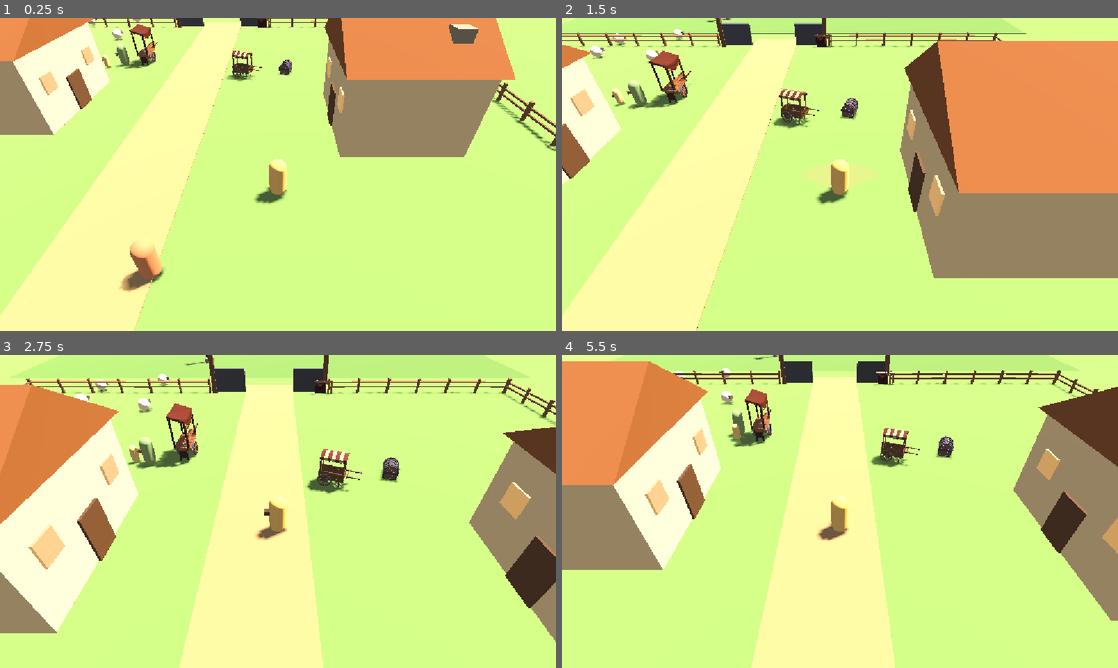
Above: before the commit, frames 1-4 (two rows, left to right).
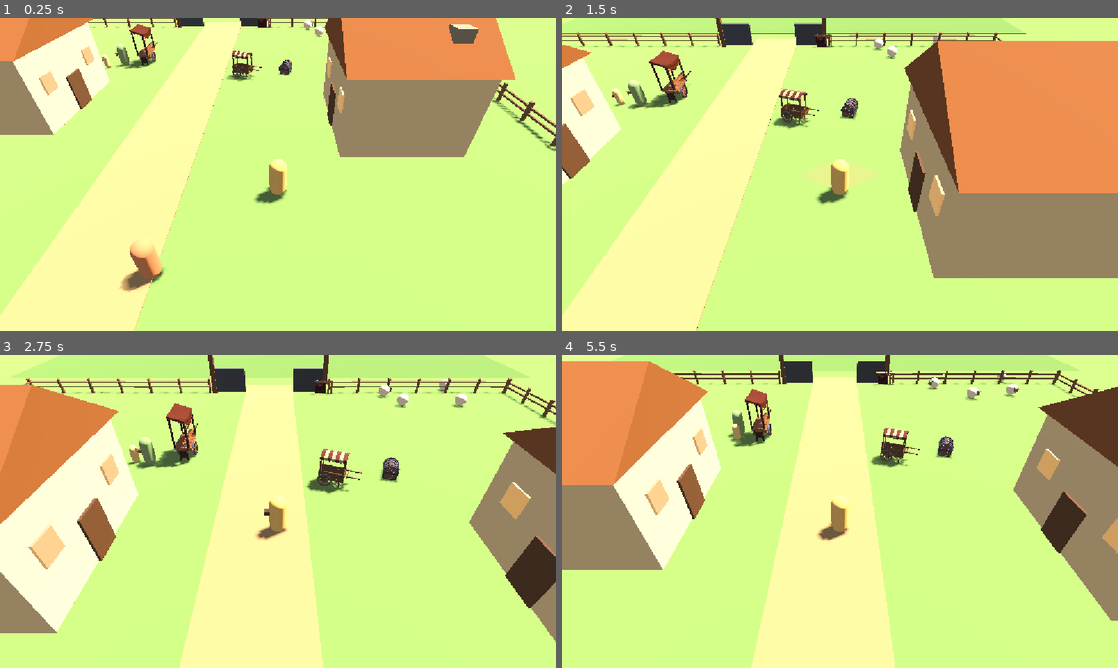
Above: after the commit, the same moments.

Repository: KQFFE/2.5D-ARPG
Game: Godot game, scene res://main.tscn
The game is run twice, just before and just after one commit, with the same random seed, the same clock (stepped at 60 frames per second) and the same inputs.
Inputs (mouse positions are in pixels of both pictures, inside the frame that each line leads up to):
- Up to frame 1 (0.25 s): no input
- Up to frame 2 (1.5 s): tap Enter at 0.5 s; move the mouse to (812, 237) at 0.52 s; hold Shift (run) 0.53-1.28 s; hold W (move_up) from 0.53 s (still down); click (812, 237) at 0.67 s; tap Space (jump) at 0.77 s; move the mouse to (1006, 221) at 1.27 s; click (1006, 221) at 1.35 s
- Up to frame 3 (2.75 s): tap Space (jump) at 1.52 s; tap Shift (run) at 1.55, 2.3 s; move the mouse to (111, 464) at 2.02 s; release W (move_up) at 2.03 s; hold A (move_left) from 2.03 s (still down); hold Q (dash) from 2.03 s (still down)
- Up to frame 4 (5.5 s): move the mouse to (867, 511) at 2.77 s; release Q (dash) at 2.78 s; tap E (interact) at 2.85 s; click (867, 511) at 2.92 s; tap Space (jump) at 3.02, 3.77, 4.52 s; tap Shift (run) at 3.05, 4.35 s; move the mouse to (756, 433) at 3.52 s; release A (move_left) at 3.53 s; hold S (move_down) 3.53-4.28 s; hold Shift (run) 3.53-4.28 s; right-click (756, 433) at 3.6 s; move the mouse to (962, 495) at 4.27 s; hold D (move_right) 4.28-5.03 s; move the mouse to (728, 527) at 5.02 s; hold W (move_up) from 5.03 s (still down); hold Shift (run) from 5.03 s (still down); click (728, 527) at 5.17 s

The runs differ from the first frame. In frame 1, 0.2% of the frame differs, in the area x 16-59%, y 0-8%; in frame 2, 0.4%; in frame 3, 0.6%, in the area x 13-84%, y 0-19%; in frame 4, 0.4%.

Commit message:
Fix rotated placements, close the sheep pen, restore lamp lighting, default inputs on startup

Diff:
--- a/scenes/village.tscn
+++ b/scenes/village.tscn
@@ -22,6 +22,7 @@
 [ext_resource type="Script" uid="uid://cust64sb6anh4" path="res://scripts/occluder_fader.gd" id="20_fader"]
 [ext_resource type="PackedScene" path="res://structures/lamppost.tscn" id="21_lamppost"]
 [ext_resource type="Script" uid="uid://ckqyiucaqrf2" path="res://scripts/checkpoint_manager.gd" id="21_v3dlt"]
+[ext_resource type="Script" path="res://scripts/lamppost.gd" id="23_kbuqd"]
 
 [sub_resource type="ProceduralSkyMaterial" id="ProceduralSkyMaterial_village"]
 sky_top_color = Color(0.42, 0.56, 0.76, 1)
@@ -347,28 +348,28 @@
 wander_radius = 1.6
 
 [node name="Sheep1" parent="Actors" unique_id=1010673679 instance=ExtResource("4_sheep")]
-transform = Transform3D(1, 0, 0, 0, 1, 0, 0, 0, 1, -10, 0, -28)
+transform = Transform3D(1, 0, 0, 0, 1, 0, 0, 0, 1, 9, 0, -25)
 
 [node name="Sheep2" parent="Actors" unique_id=2119986073 instance=ExtResource("4_sheep")]
-transform = Transform3D(-0.50484604, 0, 0.8632094, 0, 1, 0, -0.8632094, 0, -0.50484604, -14.5, 0, -27)
+transform = Transform3D(-0.50484604, 0, 0.8632094, 0, 1, 0, -0.8632094, 0, -0.50484604, 15, 0, -26.5)
 
 [node name="Sheep3" parent="Actors" unique_id=63605799 instance=ExtResource("4_sheep")]
-transform = Transform3D(-0.3623577, 0, 0.9320391, 0, 1, 0, -0.9320391, 0, -0.3623577, -14.5, 0, -23.5)
+transform = Transform3D(-0.3623577, 0, 0.9320391, 0, 1, 0, -0.9320391, 0, -0.3623577, 14.5, 0, -23.5)
 
 [node name="Sheep4" parent="Actors" unique_id=1224087875 instance=ExtResource("4_sheep")]
-transform = Transform3D(0.9899925, 0, 0.14112, 0, 1, 0, -0.14112, 0, 0.9899925, -9.5, 0, -21.5)
+transform = Transform3D(0.9899925, 0, 0.14112, 0, 1, 0, -0.14112, 0, 0.9899925, 10, 0, -22.5)
 
 [node name="Goblin1" parent="Actors" unique_id=748141703 instance=ExtResource("5_goblin")]
-transform = Transform3D(0, 0, -1, 0, 1, 0, 1, 0, 0, 6, 0, 34)
+transform = Transform3D(0, 0, -1, 0, 1, 0, 1, 0, 0, 34, 0, -6)
 
 [node name="Goblin2" parent="Actors" unique_id=1964188229 instance=ExtResource("5_goblin")]
-transform = Transform3D(0, 0, -1, 0, 1, 0, 1, 0, 0, -8, 0, 48)
+transform = Transform3D(0, 0, -1, 0, 1, 0, 1, 0, 0, 48, 0, 8)
 
 [node name="Goblin3" parent="Actors" unique_id=1183670448 instance=ExtResource("5_goblin")]
-transform = Transform3D(0, 0, -1, 0, 1, 0, 1, 0, 0, 3, 0, 60)
+transform = Transform3D(0, 0, -1, 0, 1, 0, 1, 0, 0, 60, 0, -3)
 
 [node name="Herb" parent="Actors" unique_id=1489182128 instance=ExtResource("6_herb")]
-transform = Transform3D(1, 0, 0, 0, 1, 0, 0, 0, 1, -4, 0, 44)
+transform = Transform3D(1, 0, 0, 0, 1, 0, 0, 0, 1, 44, 0, 4)
 
 [node name="UI" parent="." unique_id=1920752250 instance=ExtResource("11_ui")]
 
@@ -377,12 +378,24 @@
 script = ExtResource("21_v3dlt")
 
 [node name="LampPostField" parent="Checkpoints" unique_id=572750452 instance=ExtResource("21_lamppost")]
-transform = Transform3D(1, 0, 0, 0, 1, 0, 0, 0, 1, 36, 0, -7)
+transform = Transform3D(1, 0, 0, 0, 1, 0, 0, 0, 1, 7, 0, 36)
+script = ExtResource("23_kbuqd")
+lit_color = Color(1, 0.72, 0.34, 1)
+lit_emission = 1.6
+dark_factor = 0.22
 
 [node name="LampPostMid" parent="Checkpoints" unique_id=431533878 instance=ExtResource("21_lamppost")]
-transform = Transform3D(1, 0, 0, 0, 1, 0, 0, 0, 1, -8, 0, 50)
+transform = Transform3D(1, 0, 0, 0, 1, 0, 0, 0, 1, 50, 0, 8)
+script = ExtResource("23_kbuqd")
+lit_color = Color(1, 0.72, 0.34, 1)
+lit_emission = 1.6
+dark_factor = 0.22
 checkpoint_id = "field_mid"
 
 [node name="LampPostDeep" parent="Checkpoints" unique_id=1807152022 instance=ExtResource("21_lamppost")]
-transform = Transform3D(1, 0, 0, 0, 1, 0, 0, 0, 1, 12, 0, 64)
+transform = Transform3D(1, 0, 0, 0, 1, 0, 0, 0, 1, 64, 0, -12)
+script = ExtResource("23_kbuqd")
+lit_color = Color(1, 0.72, 0.34, 1)
+lit_emission = 1.6
+dark_factor = 0.22
 checkpoint_id = "field_deep"
--- a/scripts/input_remap.gd
+++ b/scripts/input_remap.gd
@@ -5,9 +5,10 @@
 ## (Input.is_action_pressed("dash")) and never reads raw keycodes or mouse /
 ## joypad button numbers, so rebinding stays purely an InputMap concern.
 ##
-## This singleton is the single startup hook for saved bindings: _ready()
-## reloads user://input_bindings.cfg before the first scene runs, and it is the
-## only place that writes bindings back to disk.
+## At startup _ready() cleans the project defaults in project.godot so one input
+## never drives two actions. In-game rebinds are NOT restored yet: the game
+## always comes up on the defaults, and save_bindings() / load_bindings() are ready
+## for the later "apply" button that will persist and restore them.
 
 const CONFIG_PATH := "user://input_bindings.cfg"
 const CONFIG_SECTION := "bindings"
@@ -40,8 +41,10 @@
 
 
 func _ready() -> void:
+	# Bindings always start from the project defaults in project.godot. In-game
+	# rebinds are deliberately NOT restored on startup yet: a saved-bindings
+	# "apply" flow is coming later, and load_bindings() is already there for it.
 	_sanitize_defaults()
-	load_bindings()
 
 
 ## The action list the settings screen builds its rows from, in display order.
@@ -264,7 +267,13 @@
 			var key := InputEventKey.new()
 			key.keycode = code
 			key.physical_keycode = physical
-			key.set_modifiers_mask(int(info.get("mods", 0)))
+			# InputEventWithModifiers exposes only get_modifiers_mask(); the mask
+			# is restored through the individual flag properties.
+			var mods := int(info.get("mods", 0))
+			key.shift_pressed = (mods & KEY_MASK_SHIFT) != 0
+			key.ctrl_pressed = (mods & KEY_MASK_CTRL) != 0
+			key.alt_pressed = (mods & KEY_MASK_ALT) != 0
+			key.meta_pressed = (mods & KEY_MASK_META) != 0
 			key.pressed = false
 			return key
 		"mouse_button":
--- a/scripts/lamppost.gd
+++ b/scripts/lamppost.gd
@@ -1,73 +1,57 @@
 extends "res://scripts/checkpoint.gd"
-## The lamp look for a checkpoint lamp post - lit only while THIS post is the
-## active save point.
+## Lantern look for a checkpoint lamp post. It narrows the marker script rather
+## than replacing it: res://structures/lamppost.tscn carries only this one
+## script, and everything generic (walk-in detection, id, respawn position,
+## manager lookup) still comes from res://scripts/checkpoint.gd.
 ##
-## All the saving behaviour is inherited from res://scripts/checkpoint.gd; this
-## script adds nothing but the lantern. The base post calls set_lit(true) when the
-## player reaches it, and set_lit(false) when another post takes over (the manager
-## announces every change, including the point it restores from the save file at
-## startup), so exactly one lamp in the village burns and it is always the one the
-## player would respawn at.
+## Only the ACTIVE checkpoint burns. On _ready the post goes dark and listens
+## for the manager's `checkpoint_activated`, so exactly one lamp in the village
+## is lit - the one the player most recently saved at - and every other post is
+## dark.
 ##
-## Nothing needs wiring on an instance: the "Lantern" MeshInstance3D and the
-## "Glow" OmniLight3D child are found by name, and the lantern's own material is
-## duplicated before it is touched so the three posts never share one material.
-##
-## Exports:
-##   lit_color      colour the lantern glass glows with
-##   lit_emission   emission strength while lit
-##   dark_factor    how far the glass is darkened while unlit
+## Tune the look from the Inspector (lit_color, lit_emission, dark_factor).
 
-## Colour the lantern glass glows with when the post is lit.
+## Emission colour of the lantern glass while this post is active.
 @export var lit_color := Color(1.0, 0.72, 0.34, 1.0)
-## Emission strength while lit.
+## Emission strength while lit. 0 turns the glow off entirely on a dark post.
 @export var lit_emission := 1.6
-## How far the glass is darkened while unlit (1.0 = unchanged, 0.0 = black).
+## How dark the glass goes when the post is NOT the active one. 0.22 keeps a
+## faint tint so the lantern still reads as glass rather than a flat black box.
 @export var dark_factor := 0.22
 
+var _lantern: MeshInstance3D = null
+var _glow: OmniLight3D = null
 var _glass: StandardMaterial3D = null
-var _glow: OmniLight3D = null
-var _lit_albedo := Color(1.0, 1.0, 1.0, 1.0)
-var _dark_albedo := Color(0.0, 0.0, 0.0, 1.0)
 var _lit := false
 
 
-## Cache the lantern pieces BEFORE the base class runs, because the base calls
-## set_lit(false) as its first act.
 func _ready() -> void:
-	var lantern := get_node_or_null("Lantern") as MeshInstance3D
-	if lantern != null:
-		var source := lantern.material_override as StandardMaterial3D
-		if source == null:
-			source = lantern.get_active_material(0) as StandardMaterial3D
-		if source != null:
-			_glass = source.duplicate() as StandardMaterial3D
-			_lit_albedo = _glass.albedo_color
-			_dark_albedo = Color(
-				_lit_albedo.r * dark_factor,
-				_lit_albedo.g * dark_factor,
-				_lit_albedo.b * dark_factor,
-				_lit_albedo.a
-			)
-			lantern.material_override = _glass
+	super._ready()
+	_lantern = get_node_or_null("Lantern") as MeshInstance3D
 	_glow = get_node_or_null("Glow") as OmniLight3D
-	super._ready()
+	if _lantern == null or _glow == null:
+		push_warning("LampPost: needs both a 'Lantern' MeshInstance3D and a 'Glow' OmniLight3D.")
 
 
-## Lit: the glass glows and the OmniLight3D shines. Unlit: dark glass, no light.
+## Lit look. checkpoint.gd calls this on _ready (dark) and whenever the manager
+## announces the active checkpoint changed.
 func set_lit(value: bool) -> void:
 	_lit = value
-	if _glass != null:
-		if value:
-			_glass.albedo_color = _lit_albedo
-			_glass.emission_enabled = true
-			_glass.emission = lit_color
-			_glass.emission_energy_multiplier = lit_emission
-		else:
-			_glass.albedo_color = _dark_albedo
-			_glass.emission_enabled = false
 	if _glow != null:
 		_glow.visible = value
+	if _lantern == null:
+		return
+	if _glass == null:
+		var source := _lantern.get_active_material(0)
+		if source is StandardMaterial3D:
+			_glass = (source as StandardMaterial3D).duplicate() as StandardMaterial3D
+			_lantern.material_override = _glass
+	if _glass == null:
+		return
+	_glass.emission_enabled = true
+	_glass.emission = lit_color
+	_glass.emission_energy_multiplier = lit_emission if value else 0.0
+	_glass.albedo_color = lit_color if value else Color(lit_color.r * dark_factor, lit_color.g * dark_factor, lit_color.b * dark_factor, 1.0)
 
 
 func is_lit() -> bool:
--- a/structures/pen.tscn
+++ b/structures/pen.tscn
@@ -1,30 +1,29 @@
-[gd_scene load_steps=2 format=3]
+[gd_scene format=3 uid="uid://cq275e1dv03lb"]
 
 [ext_resource type="PackedScene" path="res://structures/fence.tscn" id="1_fence"]
 
-[node name="Pen" type="Node3D"]
+[node name="Pen" type="Node3D" unique_id=2086354993]
 
-[node name="FenceNorth" parent="." instance=ExtResource("1_fence")]
-position = Vector3(-2.5, 0, -5)
+[node name="FenceNorth" parent="." unique_id=1881022951 instance=ExtResource("1_fence")]
+transform = Transform3D(1, 0, 0, 0, 1, 0, 0, 0, 1, -2.5, 0, -5)
 
-[node name="FenceSouthA" parent="." instance=ExtResource("1_fence")]
-position = Vector3(-2.5, 0, 5)
+[node name="FenceSouthA" parent="." unique_id=803222178 instance=ExtResource("1_fence")]
+transform = Transform3D(1, 0, 0, 0, 1, 0, 0, 0, 1, -2.5, 0, 5)
 
-[node name="FenceSouthB" parent="." instance=ExtResource("1_fence")]
-position = Vector3(2.5, 0, 5)
+[node name="FenceSouthB" parent="." unique_id=678471477 instance=ExtResource("1_fence")]
+transform = Transform3D(1, 0, 0, 0, 1, 0, 0, 0, 1, 2.5, 0, 5)
 
-[node name="FenceWestA" parent="." instance=ExtResource("1_fence")]
-position = Vector3(-5, 0, -2.5)
-rotation = Vector3(0, 1.570796, 0)
+[node name="FenceWestA" parent="." unique_id=116827770 instance=ExtResource("1_fence")]
+transform = Transform3D(3.1391647e-07, 0, 1, 0, 1, 0, -1, 0, 3.1391647e-07, -5, 0, -2.5)
 
-[node name="FenceWestB" parent="." instance=ExtResource("1_fence")]
-position = Vector3(-5, 0, 2.5)
-rotation = Vector3(0, 1.570796, 0)
+[node name="FenceWestB" parent="." unique_id=1861462602 instance=ExtResource("1_fence")]
+transform = Transform3D(3.1391647e-07, 0, 1, 0, 1, 0, -1, 0, 3.1391647e-07, -5, 0, 2.5)
 
-[node name="FenceEastA" parent="." instance=ExtResource("1_fence")]
-position = Vector3(5, 0, -2.5)
-rotation = Vector3(0, 1.570796, 0)
+[node name="FenceEastA" parent="." unique_id=1523894636 instance=ExtResource("1_fence")]
+transform = Transform3D(3.1391647e-07, 0, 1, 0, 1, 0, -1, 0, 3.1391647e-07, 5, 0, -2.5)
 
-[node name="FenceEastB" parent="." instance=ExtResource("1_fence")]
-position = Vector3(5, 0, 2.5)
-rotation = Vector3(0, 1.570796, 0)
+[node name="FenceEastB" parent="." unique_id=1930111060 instance=ExtResource("1_fence")]
+transform = Transform3D(3.1391647e-07, 0, 1, 0, 1, 0, -1, 0, 3.1391647e-07, 5, 0, 2.5)
+
+[node name="FenceNorthB" parent="." unique_id=1900915872 instance=ExtResource("1_fence")]
+transform = Transform3D(1, 0, 0, 0, 1, 0, 0, 0, 1, 2.5, 0, -5)
Not shown: 1 places in main.tscn that only renumber resources
Not shown: 1 places in scenes/village.tscn that only renumber resources
Not shown, changed: scripts/lamppost.gd.uid
Not shown, changed: .summerrules
Not shown, changed: README.md
